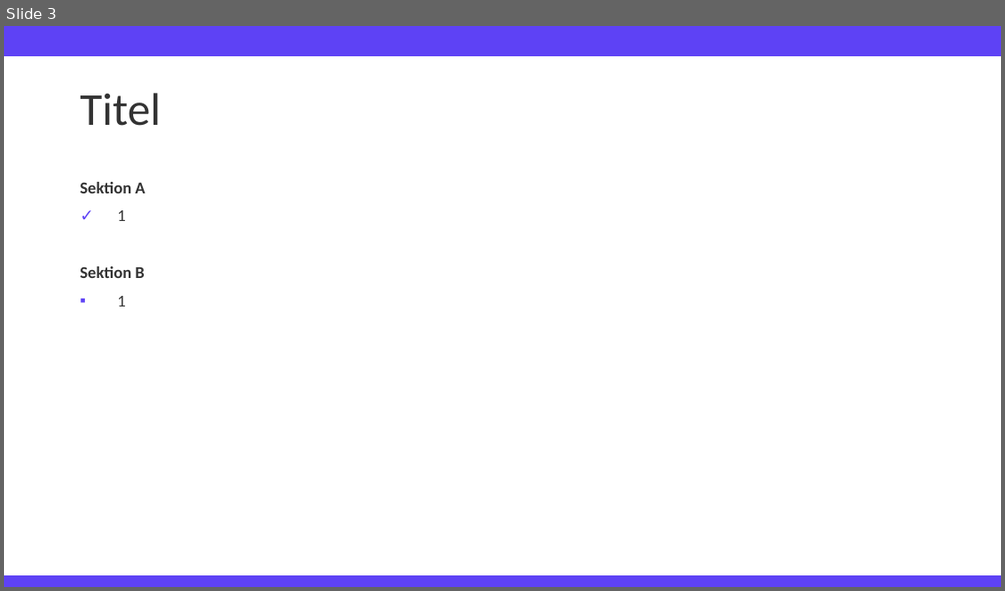
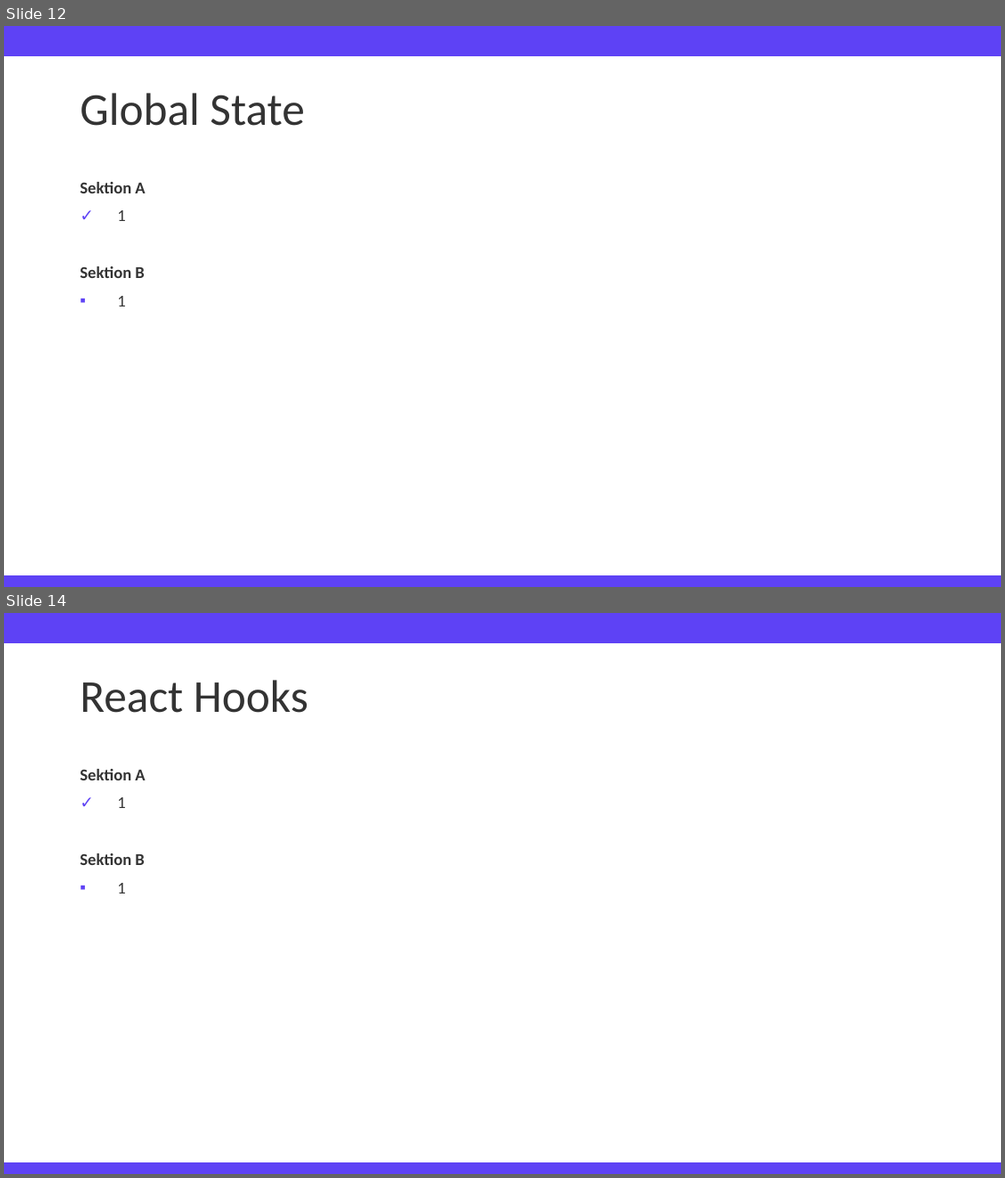
Before and after one commit to TimFehrmannAclue/techlabor_trainings_react_advanced, a slide deck: training_react_advanced.pptx. Shown one above the other, each under a label of ours: slide 3 before the commit, slides 12 and 14 after it; the slides between them are not shown. The pictures are 1005x591 and 1005x1178 pixels, drawn with LibreOffice and Linux fonts; fonts in the diff are those of the drawing; background and template pictures are left out. Boxes give left, top, right and bottom in pixels: in the first picture for what was removed or moved away, otherwise in the second. Text is boxed around its words. In the diff, an @@ line names an element or a change of style, - is before the commit and + after.

```diff
--- a/training_react_advanced.pptx
+++ b/training_react_advanced.pptx
@@ slide 14 added at [4,613,1001,1174], background #FFFFFF; not listed: 2 template elements that a slide beside it also shows @@
@@ title added at [80,680,308,713], 44 pt, text #333333 @@
+React Hooks
@@ text added at [80,769,145,893], 16 pt, text #333333, bold @@
+Sektion A
+✓ 1
+Sektion B
+▪ 1
@@ what was slide 3 is now slide 12 @@
@@ slide 12 changed as well @@
@@ title at [80,93,304,126]: text changed @@
-Titel
+Global State
```
Also in this commit, not shown: 3 other slides changed, 11 other slides added, 1 other file.
